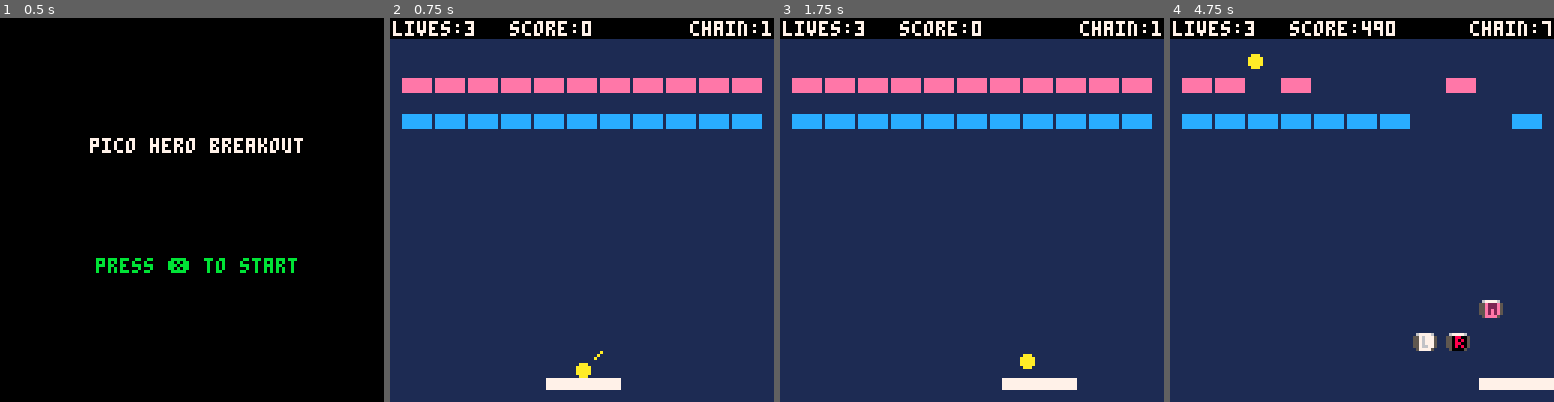
Above: before the commit, frames 1-4 (left to right).
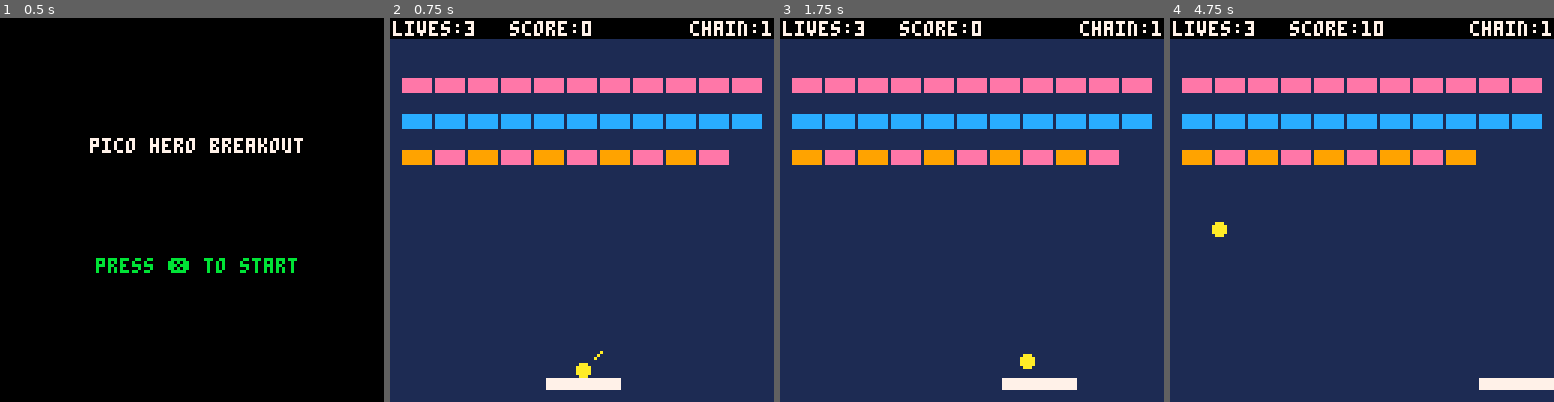
Above: after the commit, the same moments.

Repository: steka/lazydevs-pico8-breakout-hero
Game: PICO-8 cartridge hero1.p8
The game is run twice, just before and just after one commit, with the same random seed, the same clock (stepped at 60 frames per second) and the same inputs.
Inputs:
- Up to frame 1 (0.5 s): no input
- Up to frame 2 (0.75 s): tap O (Z key) at 0.7 s
- Up to frame 3 (1.75 s): hold Right from 1.6 s (still down); tap O (Z key) at 1.7 s
- Up to frame 4 (4.75 s): release Right at 2.1 s; tap O (Z key) every 0.4 s from 2.1 to 4.5 s; hold Right 2.47-3.03 s; hold Left 3.08-3.58 s; hold Right 4.02-4.68 s

Frame 1 is identical in both runs. In frame 2, 3.1% of the frame differs, in the area x 3-89%, y 34-39%; in frame 3, 3.1%; in frame 4, 7.1%, in the area x 3-100%, y 0-87%.

Commit message:
Breakout #33 - Screenshake!
https://www.youtube.com/watch?v=GhIpA03VD-c

Diff:
--- a/hero1.p8
+++ b/hero1.p8
@@ -3,7 +3,6 @@
 __lua__
 --goals
 -- 7. juicyness
---     screenshake
 --     text blinking
 --     arrow anim
 --     particles
@@ -11,10 +10,12 @@
 --      - brick particles
 --      - collision particles
 --     level setup
-
 -- 8. high score
--- 9. better collision
--- 10. gameplay tweaks
+-- 9. ui
+--    - powerup messages
+--    - powerup percentage bar
+-- 10. better collision
+-- 11. gameplay tweaks
 --     - smaller paddle
 
 function _init()
@@ -25,9 +26,10 @@
  levelnum = 1
  levels={}
  --levels[1] = "x5b"
- levels[1] = "b9b/p9p"
+ levels[1] = "b9b/p9p/sbsbsbsbsb"
  --levels[1] = "hxixsxpxbxbxbxbxbxbxbxbxbxbxbxbxbxbxbxbxbxbxbxbxbxbxbxbxbxbxbxbxbxbxbxbxb"
  --levels[1] = "////x4b/s9s"
+ shake=0
 end
 
 function _update60()
@@ -478,8 +480,10 @@
   if nexty > 127 then
    sfx(2)
    if #ball > 1 then
+    shake+=0.15
     del(ball,myball)
    else
+    shake+=0.4
     lives-=1
     if lives<0 then
      gameover()
@@ -611,14 +615,18 @@
 
 function checkexplosions()
  for i=1,#bricks do
-  if bricks[i].t == "zz" then
+  if bricks[i].t == "zz" and bricks[i].v then
    bricks[i].t="z"
   end
  end
 
  for i=1,#bricks do
-  if bricks[i].t == "z" then
+  if bricks[i].t == "z" and bricks[i].v then
    explodebrick(i)
+   shake+=0.4
+   if shake>1 then
+    shake=1
+   end
   end
  end
 
@@ -640,10 +648,10 @@
    hitbrick(j,false)
   end
  end
-
 end
 
 function _draw()
+ doshake()
  if mode=="game" then
   draw_game()
  elseif mode=="start" then
@@ -675,8 +683,9 @@
 
 function draw_game()
  local i
-
- cls(1)
+ cls()
+ --cls(1)
+ rectfill(0,0,127,127,1)
  for i=1,#ball do
   circfill(ball[i].x,ball[i].y,ball_r, 10)
   if ball[i].stuck then
@@ -768,6 +777,24 @@
   return cx < 0 and cy/cx >= slp
  end
 end
+
+------- juicy stuff --------
+
+function doshake()
+ -- -16 +16
+ local shakex=16-rnd(32)
+ local shakey=16-rnd(32)
+
+ shakex=shakex*shake
+ shakey=shakey*shake
+
+ camera(shakex,shakey)
+
+ shake=shake*0.95
+ if shake<0.05 then
+  shake=0
+ end
+end
 __gfx__
 0000000006777760067777600677776006777760f677776f06777760067777600000000000000000000000000000000000000000000000000000000000000000
 00000000559949955576777555b33bb555c1c1c55508800555e222e5558288850000000000000000000000000000000000000000000000000000000000000000
